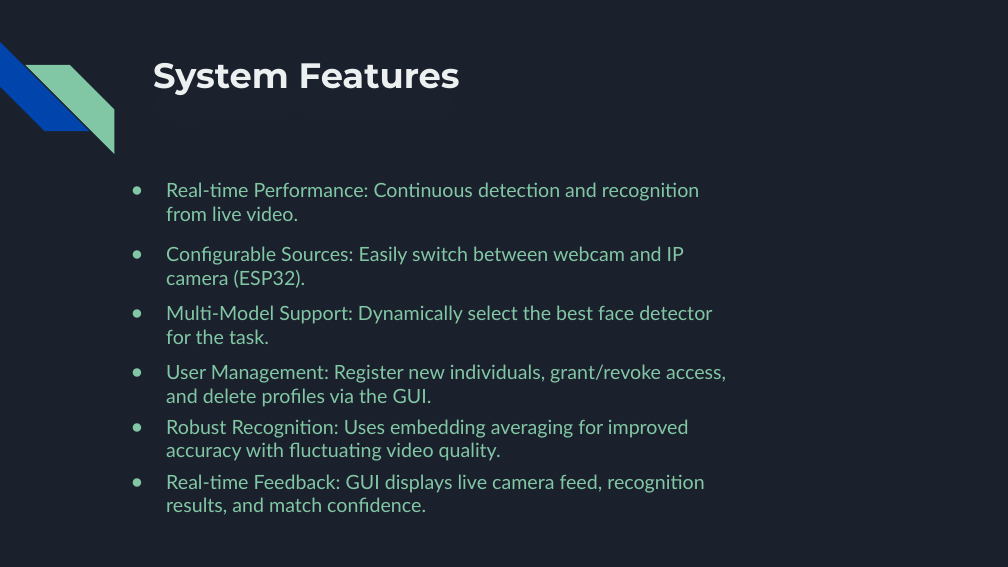
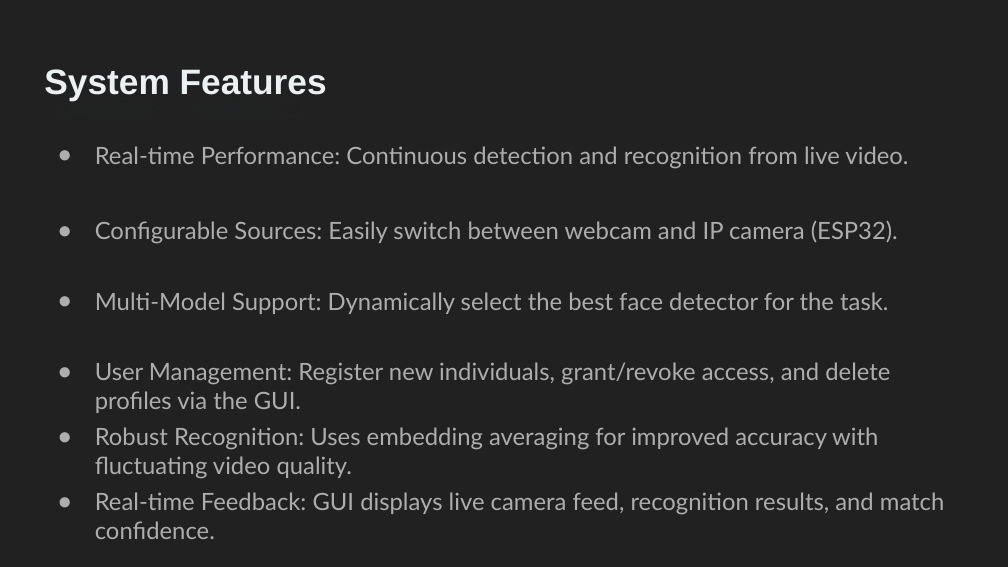
Before and after one commit to AhmedKamal75/Graduation_Project, a slide deck: slide 6 of Real-Time Face Recognition System with Custom-Trained Deep Learning Models.pptx (slide 5 before the commit). Drawn at 1008x567 pixels with LibreOffice and Linux fonts; fonts in the diff are those of the drawing. Boxes give left, top, right and bottom in pixels: in the first picture for what was removed or moved away, otherwise in the second. Text is boxed around its words. In the diff, an @@ line names an element or a change of style, - is before the commit and + after.

```diff
--- a/Real-Time Face Recognition System with Custom-Trained Deep Learning Models.pptx
+++ b/Real-Time Face Recognition System with Custom-Trained Deep Learning Models.pptx
@@ background #1B212C to #212121 @@
@@ diag stripe removed at (0, 42, 89, 131) @@
@@ title "System Features": place and size @@
-title "System Features" at (153, 63, 460, 95)
+title "System Features" at (44, 69, 327, 100)
@@ title "System Features" at (44, 69, 327, 100): font Montserrat to Arial @@
@@ diag stripe removed at (25, 65, 114, 153) @@
@@ size 14 to 17 pt, text colour #82C7A5 to #ADADAD; indent changed; bullet colour #82C7A5 to #ADADAD in 6 elements at (95, 362, 890, 413), (95, 292, 888, 314), (95, 427, 878, 479), (95, 221, 898, 244), (95, 492, 944, 539), (95, 146, 908, 169) @@
@@ text "Real-time Performance: Continuous detection and ...": place and size @@
-text "Real-time Performance: Continuous detection and ..." at (166, 182, 699, 221)
+text "Real-time Performance: Continuous detection and ..." at (95, 146, 908, 169)
@@ text "Configurable Sources: Easily switch between ...": place and size @@
-text "Configurable Sources: Easily switch between ..." at (166, 246, 684, 288)
+text "Configurable Sources: Easily switch between ..." at (95, 221, 898, 244)
@@ text "Multi-Model Support: Dynamically select the ...": place and size @@
-text "Multi-Model Support: Dynamically select the ..." at (166, 305, 712, 344)
+text "Multi-Model Support: Dynamically select the ..." at (95, 292, 888, 314)
@@ text "User Management: Register new individuals, ...": place and size @@
-text "User Management: Register new individuals, ..." at (166, 364, 726, 407)
+text "User Management: Register new individuals, ..." at (95, 362, 890, 413)
@@ text "Robust Recognition: Uses embedding averaging ...": place and size @@
-text "Robust Recognition: Uses embedding averaging ..." at (166, 419, 689, 461)
+text "Robust Recognition: Uses embedding averaging ..." at (95, 427, 878, 479)
@@ text "Real-time Feedback: GUI displays live ...": place and size @@
-text "Real-time Feedback: GUI displays live ..." at (166, 474, 704, 515)
+text "Real-time Feedback: GUI displays live ..." at (95, 492, 944, 539)
```
Also in this commit, not shown: 10 other slides changed, 11 slides added, 6 slides removed, 5 other files.
